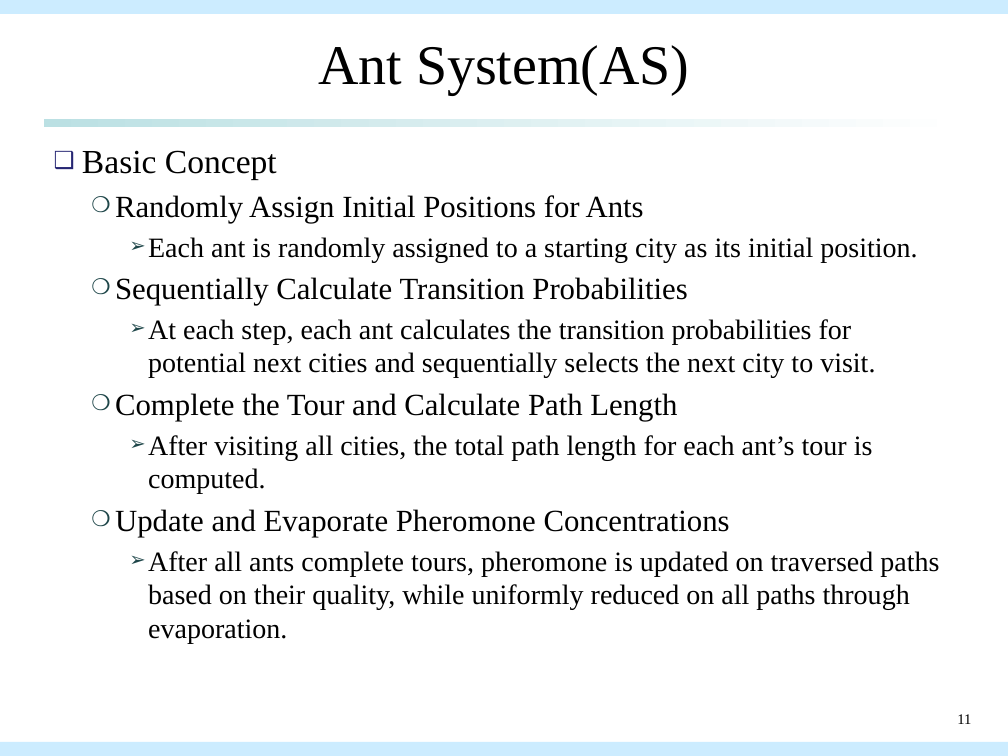
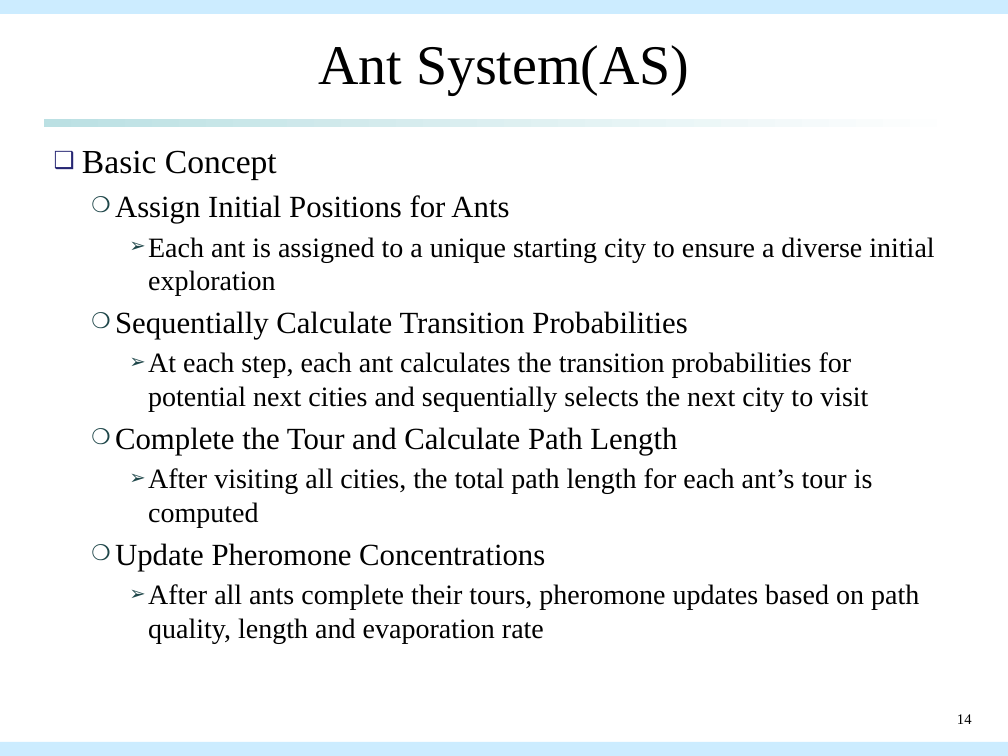
Before and after one commit to qwe8496516/AI_course, a slide deck: slide 14 of AI_presentation/aco_presentation.pptx (slide 11 before the commit). Drawn at 1008x756 pixels with LibreOffice and Linux fonts; fonts in the diff are those of the drawing. Boxes give left, top, right and bottom in pixels: in the first picture for what was removed or moved away, otherwise in the second. Text is boxed around its words. In the diff, an @@ line names an element or a change of style, - is before the commit and + after.

```diff
--- a/AI_presentation/aco_presentation.pptx
+++ b/AI_presentation/aco_presentation.pptx
@@ text at [115, 195, 934, 296]: text changed @@
-  ❍ Randomly Assign Initial Positions for Ants
-    ➢ Each ant is randomly assigned to a starting city as its initial position.
+  ❍ Assign Initial Positions for Ants
+    ➢ Each ant is assigned to a unique starting city to ensure a diverse initial exploration
@@ text at [148, 352, 868, 412]: text changed @@
-    ➢ At each step, each ant calculates the transition probabilities for potential next cities and sequentially selects the next city to visit.
+    ➢ At each step, each ant calculates the transition probabilities for potential next cities and sequentially selects the next city to visit
@@ text at [115, 468, 919, 643]: text changed @@
-    ➢ After visiting all cities, the total path length for each ant’s tour is computed.
-  ❍ Update and Evaporate Pheromone Concentrations
-    ➢ After all ants complete tours, pheromone is updated on traversed paths based on their quality, while uniformly reduced on all paths through evaporation.
+    ➢ After visiting all cities, the total path length for each ant’s tour is computed
+  ❍ Update Pheromone Concentrations
+    ➢ After all ants complete their tours, pheromone updates based on path quality, length and evaporation rate
@@ page number at [957, 714, 972, 724]: text changed @@
-11
+14
```
Also in this commit, not shown: 6 other slides changed, 8 slides added, 1 other file.
